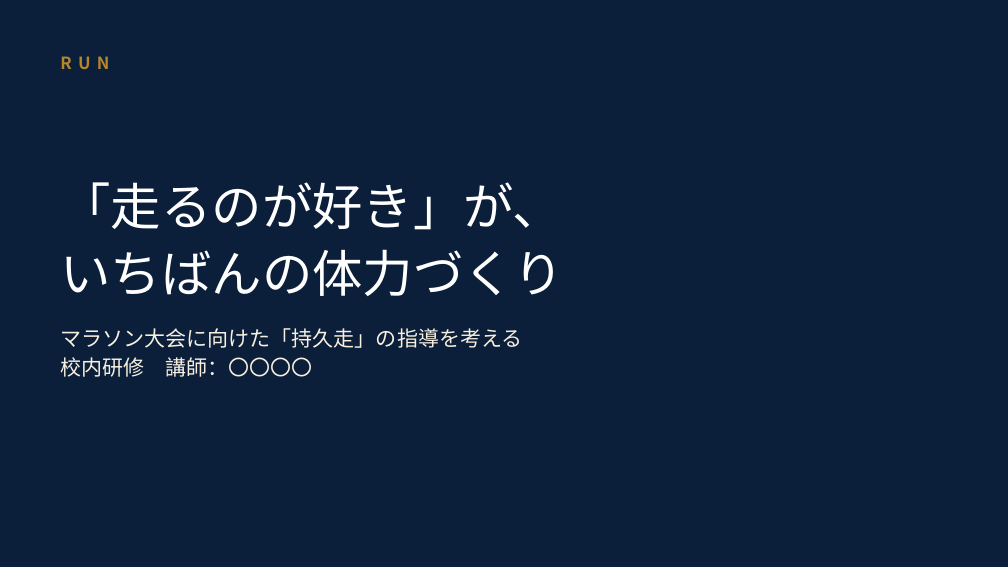
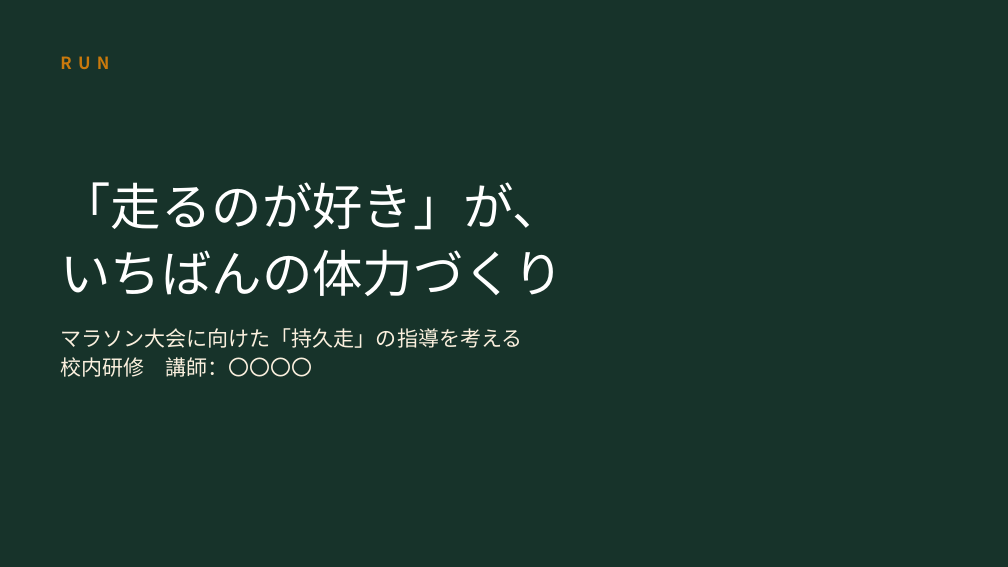
Before and after one commit to yokotaka21-cmyk/slide-longrun, a slide deck: slide 1 of マラソン大会に向けて_講義スライド.pptx. Drawn at 1008x567 pixels with LibreOffice and Linux fonts; fonts in the diff are those of the drawing. Boxes give left, top, right and bottom in pixels: in the first picture for what was removed or moved away, otherwise in the second. Text is boxed around its words. In the diff, an @@ line names an element or a change of style, - is before the commit and + after.

```diff
--- a/マラソン大会に向けて_講義スライド.pptx
+++ b/マラソン大会に向けて_講義スライド.pptx
@@ background #0B1F3A to #17332A @@
@@ text "RUN" at <box>60,56,109,69</box>: text colour #B7862B to #C9790C @@
@@ text "マラソン大会に向けた「持久走」の指導を考える" at <box>60,328,522,377</box>: text colour #F7EFDF to #FBF0DE @@
```
Also in this commit, not shown: 31 other slides changed, 3 other files.
